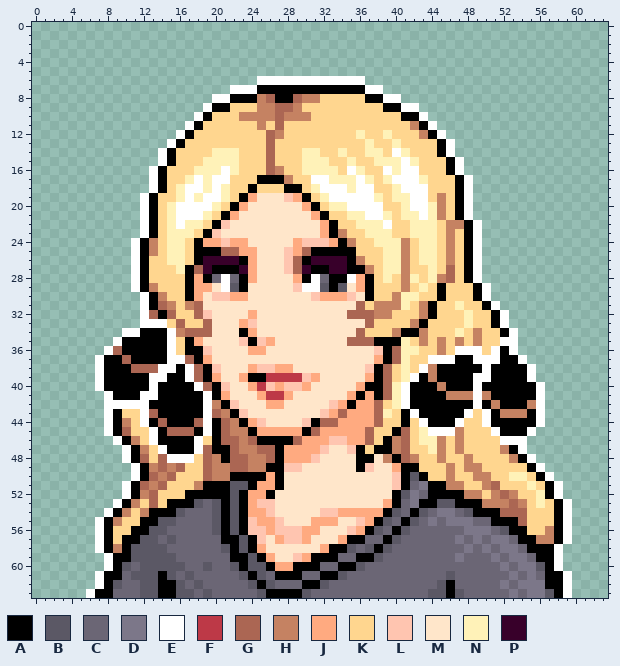
Pixel-art sprite: graphics/field_mugshots/people/cynthia/normal.png. Above, as it was before the edit.
The file is 64x64 pixels. Colours within 5 levels of each other are drawn and written as one.
Palette (. is transparent): A #000000  B #5b5865  C #6b6675  D #7c7789  E #ffffff  F #bd3947  G #ab6653  H #c58262  J #ffaa80  K #ffd68f  L #ffc5b0  M #ffe6ca  N #fff2b8  P #38002a
And afterwards:
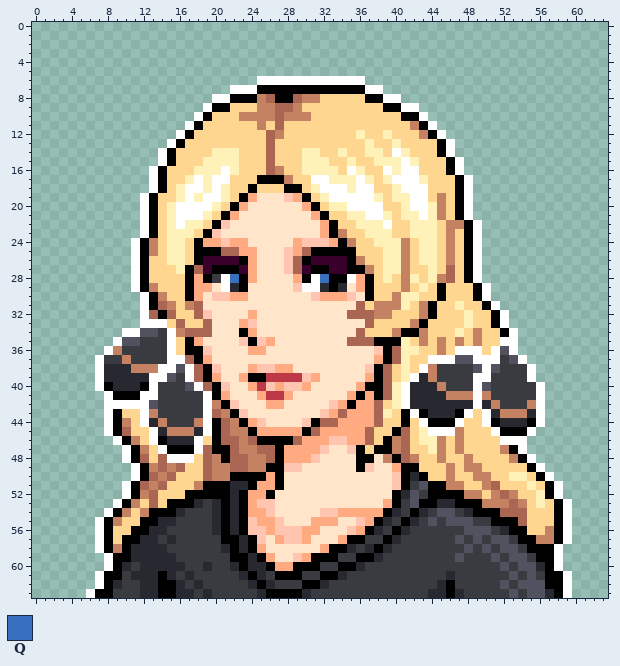
Colours new in this view: Q #3870c0
The exact change:
colour B: #5b5865 -> #282830
colour C: #6b6675 -> #3a3a41
colour D: #7c7789 -> #51515f
y 28: x 22 C -> Q; x 32 C -> Q
y 34: x 12..14 AAA -> DDC
y 35: x 10..14 AAAAA -> DDCCC
y 36: x 9..14 GAAAAA -> HCCCCC; x 52 A -> D
y 37: x 8..14 AAGAAAA -> CCHCCCC; x 47..48 AA -> DD; x 52..53 AA -> CD
y 38: x 8..13 AAAGGG -> BBBHHH; x 16 A -> D; x 45..49 AAAAA -> CCCCD; x 51..54 AAAA -> DCCC
y 39: x 8..12 AAAAA -> BBBBB; x 15..16 AA -> DC; x 43 A -> B; x 45..48 AAAA -> CCCC; x 51..54 AAAA -> CCCC
y 40: x 9..11 AAA -> BBB; x 14..17 AAAA -> CCCD; x 42..44 AAA -> BBB; x 46..48 AAA -> CCC; x 50..55 AAAAAA -> DCCCCC
y 41: x 14..18 AAAAA -> CCCCC; x 42..45 AAAA -> BBBB; x 51..55 AAAAA -> CCCCC
y 42: x 13..18 AAAAAA -> DCCCCC; x 42..48 AAAAAAA -> BBBBBBB; x 50 A -> B; x 52..54 AAA -> CCC
y 43: x 13..18 GAAAAA -> HCCCCC; x 44..46 AAA -> BBB; x 51 A -> B; x 55 A -> B
y 44: x 13..18 AGAAAG -> BHCCCH; x 52..54 AAA -> BBB
y 45: x 14..18 AGGGA -> BHHHB
y 46: x 15..17 AAA -> BBB
Changed places in both pictures, as pixel boxes (x1, y1, x2, y2):
changed: (212, 274, 239, 292)
changed: (320, 274, 347, 292)
changed: (104, 328, 203, 445)
changed: (410, 346, 536, 427)
changed: (113, 472, 554, 598)
